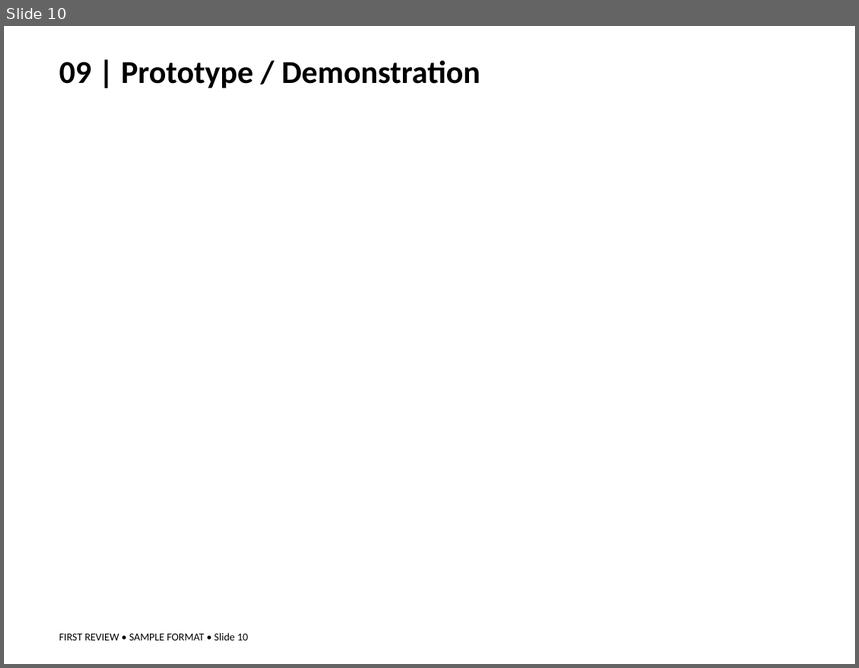
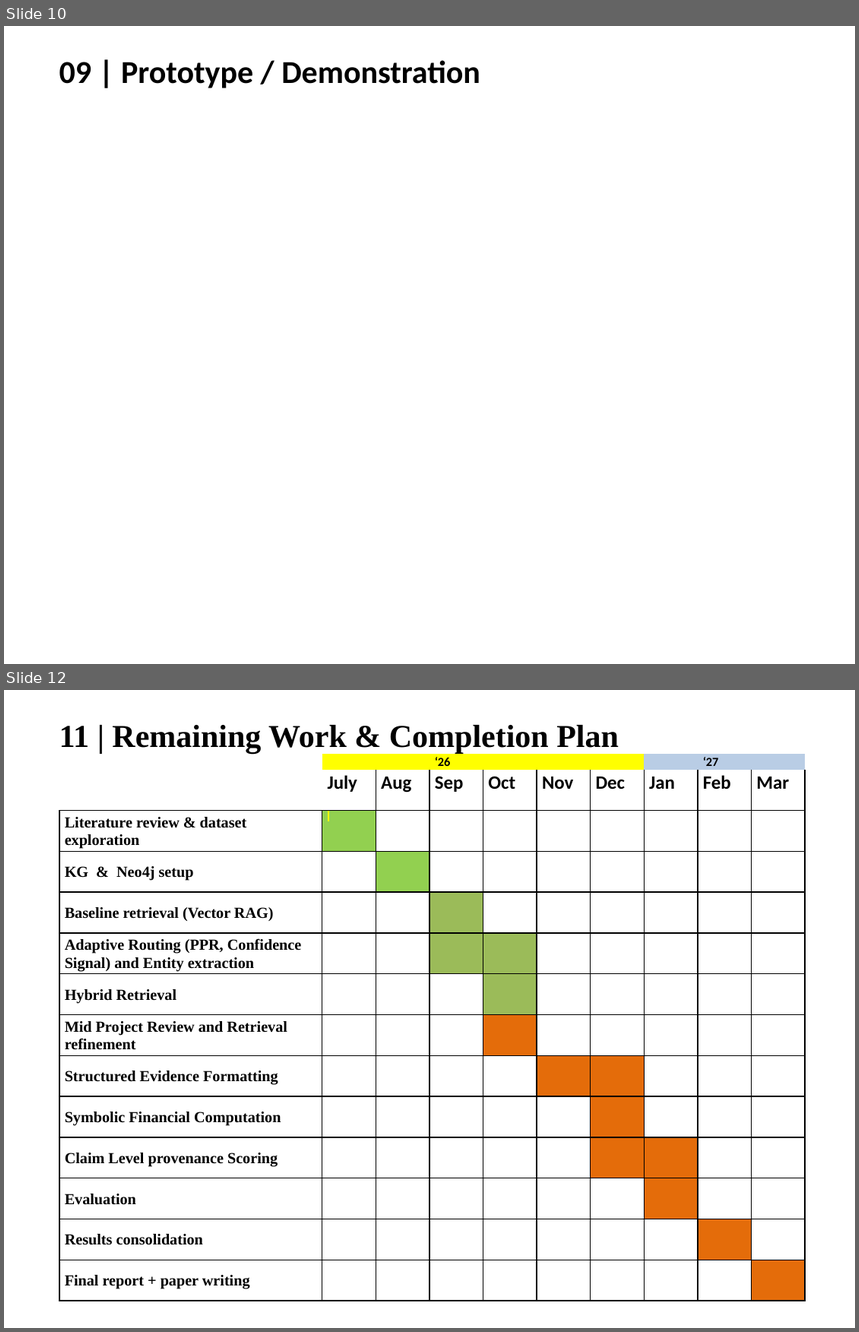
Before and after one commit to Harsha-Vardhan2005/graph-rag, a slide deck: Docs/First_Review_Sample_Presentation.pptx. Shown one above the other, each under a label of ours: slide 10 before the commit, slides 10 and 12 after it; the slides between them are not shown. The pictures are 859x668 and 859x1332 pixels, drawn with LibreOffice and Linux fonts; fonts in the diff are those of the drawing. Boxes give left, top, right and bottom in pixels: in the first picture for what was removed or moved away, otherwise in the second. Text is boxed around its words. In the diff, an @@ line names an element or a change of style, - is before the commit and + after.

```diff
--- a/Docs/First_Review_Sample_Presentation.pptx
+++ b/Docs/First_Review_Sample_Presentation.pptx
@@ slide 12 added at (4, 690, 855, 1328), background #FFFFFF @@
@@ text added at (59, 725, 619, 754), 27 pt, text #000000, bold @@
+11 | Remaining Work & Completion Plan
@@ table added at (59, 754, 805, 1300), 14 rows, 10 columns @@
+ |  |  | ‘26 |  |  |  |  | ‘27 | 
+ | July | Aug | Sep | Oct | Nov | Dec | Jan | Feb | Mar
+Literature review & dataset exploration |  |  |  |  |  |  |  |  | 
+KG & Neo4j setup |  |  |  |  |  |  |  |  | 
+Baseline retrieval (Vector RAG) |  |  |  |  |  |  |  |  | 
+Adaptive Routing (PPR, Confidence Signal) and Entity extraction |  |  |  |  |  |  |  |  | 
+Hybrid Retrieval |  |  |  |  |  |  |  |  | 
+Mid Project Review and Retrieval refinement |  |  |  |  |  |  |  |  | 
+Structured Evidence Formatting |  |  |  |  |  |  |  |  | 
+Symbolic Financial Computation |  |  |  |  |  |  |  |  | 
+Claim Level provenance Scoring |  |  |  |  |  |  |  |  | 
+Evaluation |  |  |  |  |  |  |  |  | 
+Results consolidation |  |  |  |  |  |  |  |  | 
+Final report + paper writing |  |  |  |  |  |  |  |  | 
@@ slide 10 changed as well @@
@@ text removed at (59, 633, 248, 641) @@
-FIRST REVIEW • SAMPLE FORMAT • Slide 10
```
Also in this commit, not shown: 2 other slides changed, 11 other slides added, 12 slides removed, 4 other files.
